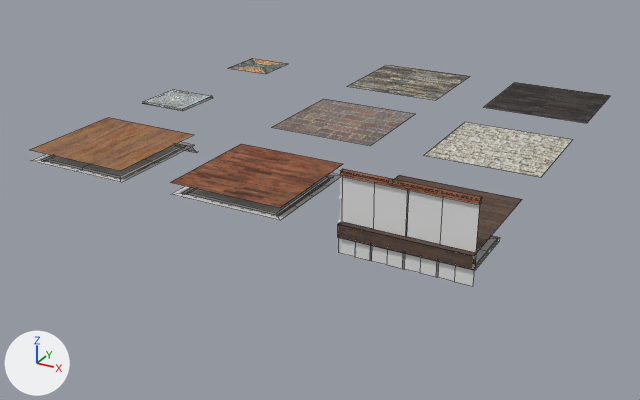
Before and after pictures for a commit that changed the FBX model Unity/Candle_Light/Assets/Models/AssetsHall.fbx.
One viewpoint serves both versions: a 50 mm camera at (7.21, -11.08, 5.3) aimed at (0.43, 1.24, -0.86). The axes (+X, +Y, +Z) are drawn at lower left. The lights are the same throughout. The first picture is the older version. Mesh edges are drawn as thin lines on the coarser meshes.

In view in the first picture: 'BordaMadeiraEscura', 'ChaoMadeira', 'ChaoMadeiraAntiga', 'ChaoMadeiraAntigaEscura', 'ChaoMadeiraEscura', 'ChaoMadeiraTabuas', 'ChaoTijolos', 'Coisinha', 'Parapeito', 'ParedePedra', 'Teto1', 'Teto2' and 6 more.
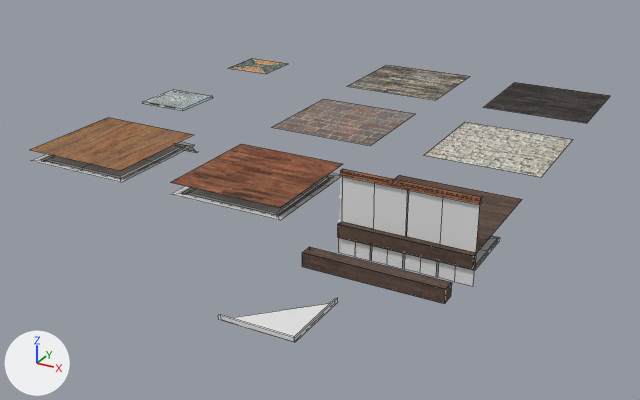
Scene script edits in JSON lines:
```json
{"op": "add", "block": "me_plane_004", "code": ["me_plane_004 = bpy.data.meshes.new('Plane.004')", "me_plane_004.from_pydata([(-0.981, 0.02, 0.0), (-0.02, 0.02, 0.0), (-0.02, 0.977, 0.0), (-0.5, 0.5, 0.0), (0.0, 0.998, 0.0), (-0.02, 0.977, 0.061), (0.0, 0.998, 0.059), (0.0, 0.0, 0.0), (-0.02, 0.02, 0.061), (0.0, 0.0, 0.059), (-1.002, 0.0, 0.0), (-0.981, 0.02, 0.061), (-1.002, 0.0, 0.059)], [], [(0, 1, 2, 3), (8, 11, 12, 9), (1, 8, 5, 2), (6, 9, 7, 4), (10, 7, 9, 12), (1, 0, 11, 8), (8, 9, 6, 5)])", "me_plane_004.materials.append(mat_material)  # white #e7e7e7"]}
{"op": "add", "block": "me_plane_020", "code": ["me_plane_020 = bpy.data.meshes.new('Plane.020')", "me_plane_020.from_pydata(...)  # 16 vertices, 6 faces; spans x 0.0..2.0, y -0.1..0.1, z -0.2..0.0", "me_plane_020.materials.append(mat_atlaschaos)  # picture img_atlaschaos_png"]}
{"op": "add", "block": "ob_teto4", "code": ["ob_teto4 = bpy.data.objects.new('Teto4', me_plane_004)", "ob_teto4.location = (3.0, -4.0, 0.0)"]}
{"op": "add", "block": "ob_vigamadeiraescura", "code": ["ob_vigamadeiraescura = bpy.data.objects.new('VigaMadeiraEscura', me_plane_020)", "ob_vigamadeiraescura.location = (2.0, -2.0, 0.0)"]}
```

Where the change shows, as pixel boxes (x1, y1, x2, y2) in the pictures (640 x 400 px):
```json
{"object": "VigaMadeiraEscura", "change": "added", "after": [302, 247, 452, 304], "on screen": "brown"}
{"object": "Teto4", "change": "added", "after": [218, 298, 338, 343]}
```
